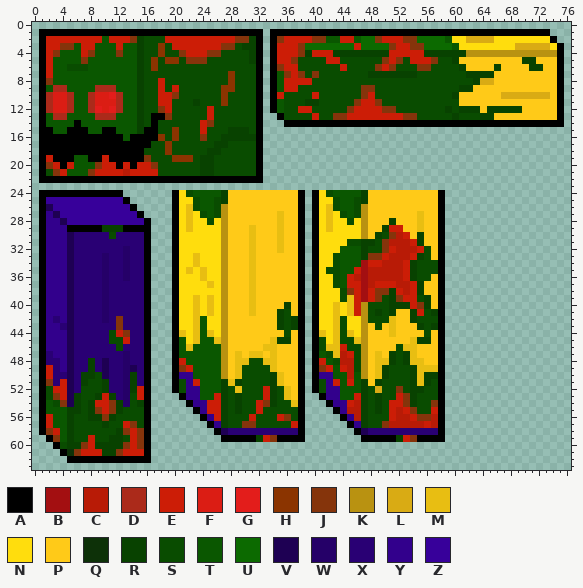
File history of a sprite sheet, Assets/GameContent/Assets/mvz2/spritesheets/entity/enemy/EnragedHostZombie.png. Above, as it was before the edit.
The file is 77x64 pixels. Colours within 5 levels of each other are drawn and written as one.
Palette (. is transparent): A #000000  B #a30f11  C #b81b06  D #ab2a1a  E #cc1d06  F #db1d14  G #e31d1b  H #8b3400  J #85340b  K #b99211  L #d9ab14  M #e8be12  N #ffdd0d  P #ffca18  Q #0d3108  R #084200  S #094c00  T #0a5700  U #0c6a00  V #1e0053  W #250068  X #290074  Y #32008c  Z #37009a
And afterwards:
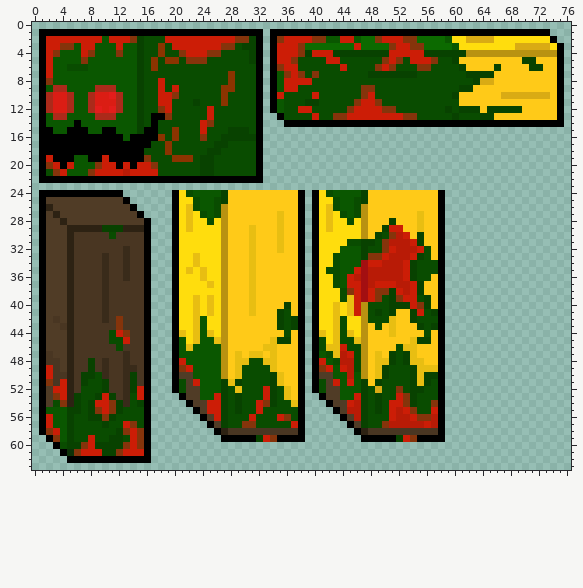
Change:
colour V: #1e0053 -> #2d2213
colour W: #250068 -> #392b1a
colour X: #290074 -> #493622
colour Y: #32008c -> #503c26
Changed rows in their new state; - is a pixel that keeps its letter.
first column x 2:
25 YYYYYYYYYYY---
26 -YYYYYYYYYYY--
27 --YYYYYYYYYYY-
28 ---YYYYYYYYYYY
29 ---VVVVV---VVV
first column x 2:
48 --------W----
49 --------W---W
50 --------W----
52 Y------------
53 Y------------
54 Y------------
Where, in picture pixels (left, top, right, bottom), the same in both pictures:
changed: (46, 197, 144, 407)
changed: (179, 372, 298, 435)
changed: (319, 372, 438, 435)
